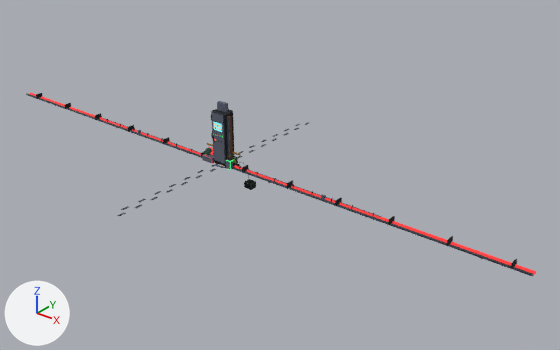
A saved change to the glTF model packages/app/public/city/room-detail-alchemia-props.glb.
Rendered twice from a 50 mm lens placed at (17.6, -18.7, 11.9), pointed at (2.0, 0.8, -0.2). Every picture has the same lights, and +X, +Y and +Z are marked at lower left. The first picture is the older version.

The first picture shows 'rd-p2-cabinet', 'rd-p2-pipes', 'rd-shelter-prints' and 5 more.
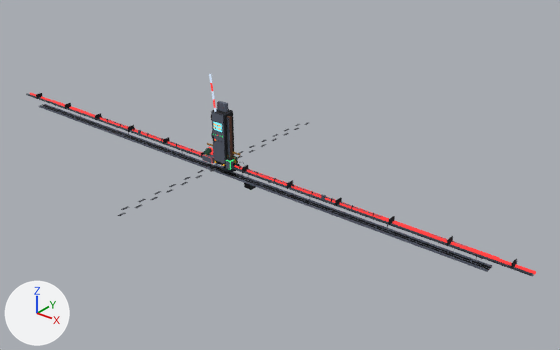
Location of each change, [x1, y1, x2, y2] in pixels of the pictures (560 x 350 px):
```json
{"object": "rd-p1-ceiling", "change": "added", "after": [39, 100, 499, 272]}
{"object": "rd-p1-barrier", "change": "added", "after": [209, 74, 216, 112]}
{"object": "rd-p1-floor", "change": "added", "after": [221, 166, 236, 172], "on screen": "mostly hidden"}
```

Edits to the scene script, one JSON object a line:
```json
{"op": "add", "block": "me_rd_p1_floor", "code": ["me_rd_p1_floor = bpy.data.meshes.new('rd-p1-floor')", "me_rd_p1_floor.from_pydata(...)  # 140 vertices, 252 faces; spans x -0.658..0.792, y -0.55..0.2, z 0.0..0.7", "me_rd_p1_floor.materials.append(mat_city_palette)"]}
{"op": "add", "block": "me_rd_p1_barrier", "code": ["me_rd_p1_barrier = bpy.data.meshes.new('rd-p1-barrier')", "me_rd_p1_barrier.from_pydata(...)  # 144 vertices, 310 faces; spans x -0.37..0.18, y -0.24..0.15, z 0.0..3.33", "me_rd_p1_barrier.materials.append(mat_city_palette)"]}
{"op": "add", "block": "me_rd_p1_ceiling", "code": ["me_rd_p1_ceiling = bpy.data.meshes.new('rd-p1-ceiling')", "me_rd_p1_ceiling.from_pydata(...)  # 344 vertices, 540 faces; spans x -10.5..10.5, y -0.5..0.3, z -0.2..0.0", "me_rd_p1_ceiling.materials.append(mat_city_palette)"]}
{"op": "add", "block": "ob_rd_p1_floor", "code": ["ob_rd_p1_floor = bpy.data.objects.new('rd-p1-floor', me_rd_p1_floor)", "ob_rd_p1_floor.location = (0.0, 0.0, 0.0)"]}
{"op": "add", "block": "ob_rd_p1_barrier", "code": ["ob_rd_p1_barrier = bpy.data.objects.new('rd-p1-barrier', me_rd_p1_barrier)", "ob_rd_p1_barrier.location = (0.0, 0.0, 0.0)"]}
{"op": "add", "block": "ob_rd_p1_ceiling", "code": ["ob_rd_p1_ceiling = bpy.data.objects.new('rd-p1-ceiling', me_rd_p1_ceiling)", "ob_rd_p1_ceiling.location = (0.0, 0.0, 0.0)"]}
```
